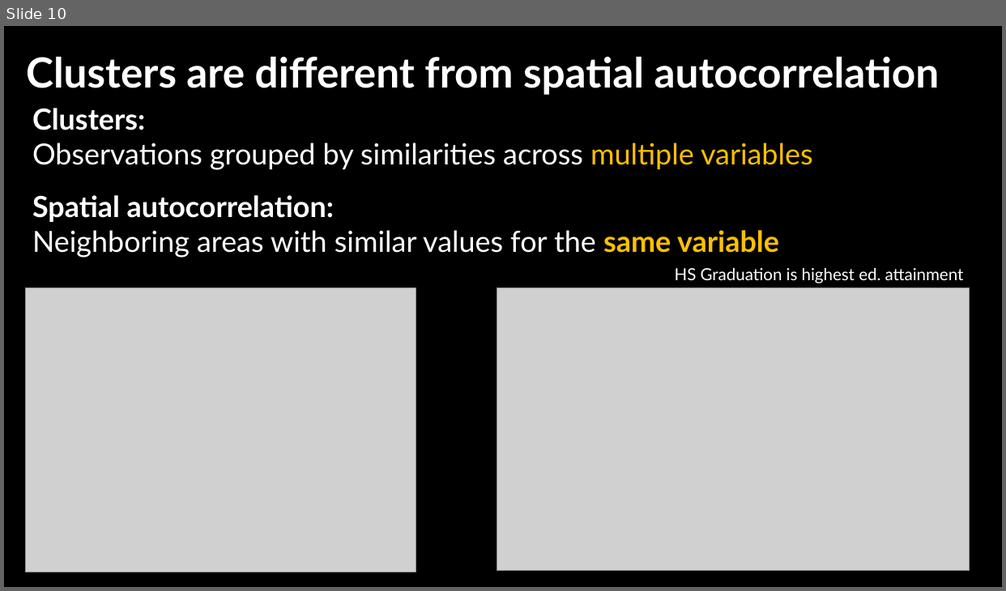
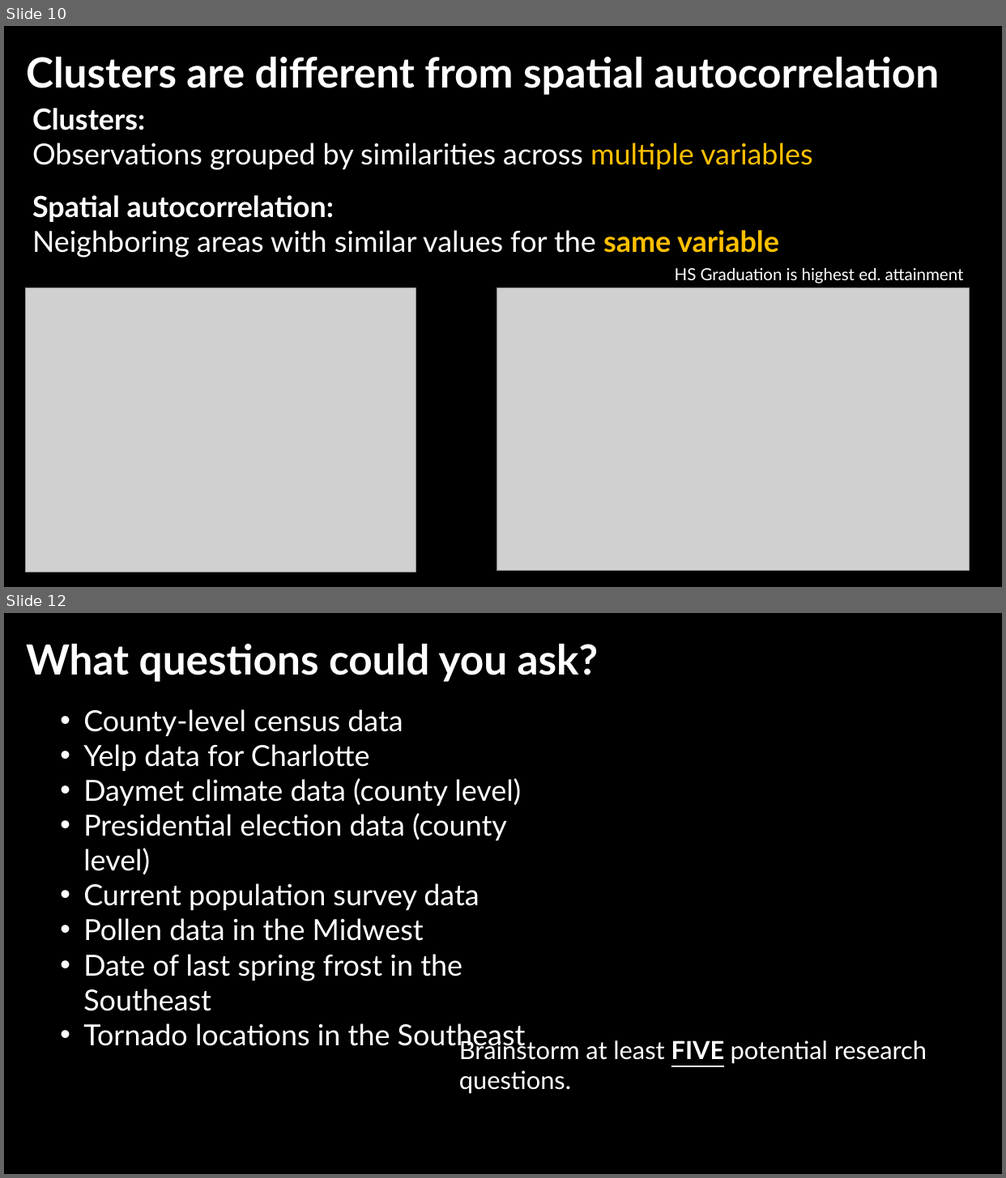
Before and after one commit to jshannon75/geog4300, a slide deck: in_class_slides/geog4300_W013-1 Clustering; Final project.pptx. Shown one above the other, each under a label of ours: slide 10 before the commit, slides 10 and 12 after it; the slides between them are not shown. The pictures are 1006x591 and 1006x1178 pixels, drawn with LibreOffice and Linux fonts; fonts in the diff are those of the drawing; grey boxes stand for pictures; background and template pictures are left out. Boxes give left, top, right and bottom in pixels: in the first picture for what was removed or moved away, otherwise in the second. Text is boxed around its words. In the diff, an @@ line names an element or a change of style, - is before the commit and + after.

```diff
--- a/in_class_slides/geog4300_W013-1 Clustering; Final project.pptx
+++ b/in_class_slides/geog4300_W013-1 Clustering; Final project.pptx
@@ slide 12 added at <box>4,613,1002,1174</box>, background picture (left out) @@
@@ text added at <box>26,644,599,682</box>, 40 pt, text #FFFFFF, bold @@
+What questions could you ask?
@@ text added at <box>83,709,526,1051</box>, 28 pt, text #FFFFFF @@
+• County-level census data
+• Yelp data for Charlotte
+• Daymet climate data (county level)
+• Presidential election data (county level)
+• Current population survey data
+• Pollen data in the Midwest
+• Date of last spring frost in the Southeast
+• Tornado locations in the Southeast
@@ text added at <box>459,1038,927,1094</box>, 24 pt, text #FFFFFF @@
+Brainstorm at least FIVE potential research questions.
```
Also in this commit, not shown: 1 slide changed, 3 other slides added.
